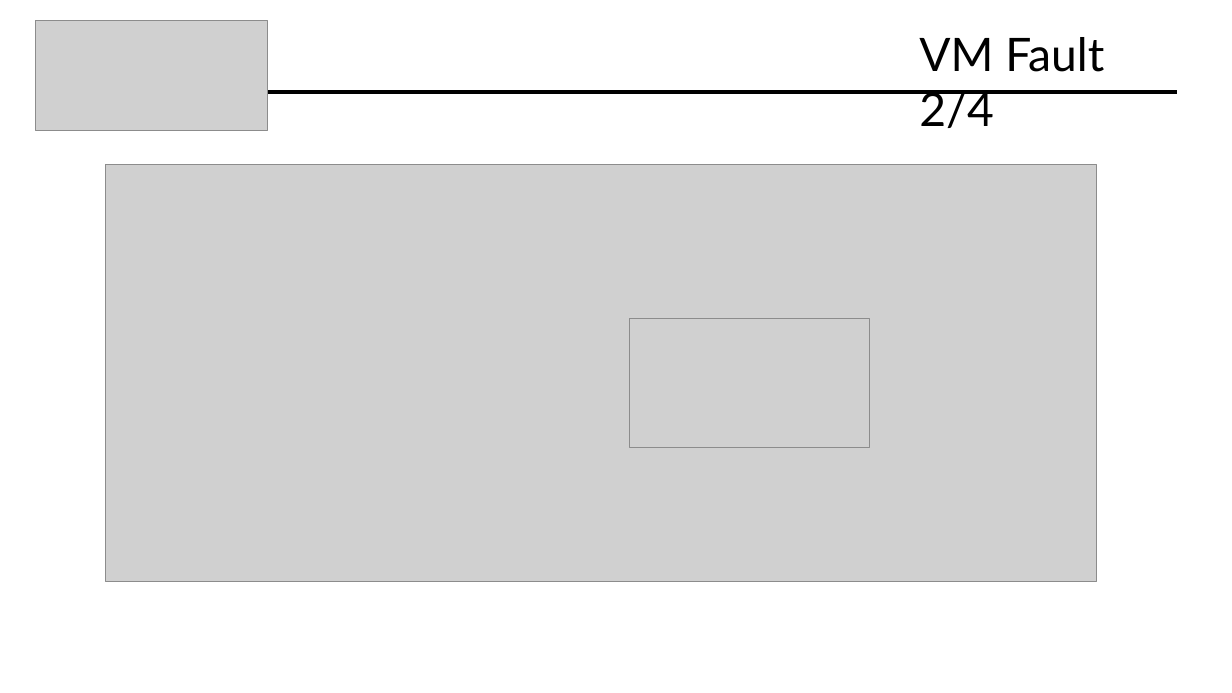
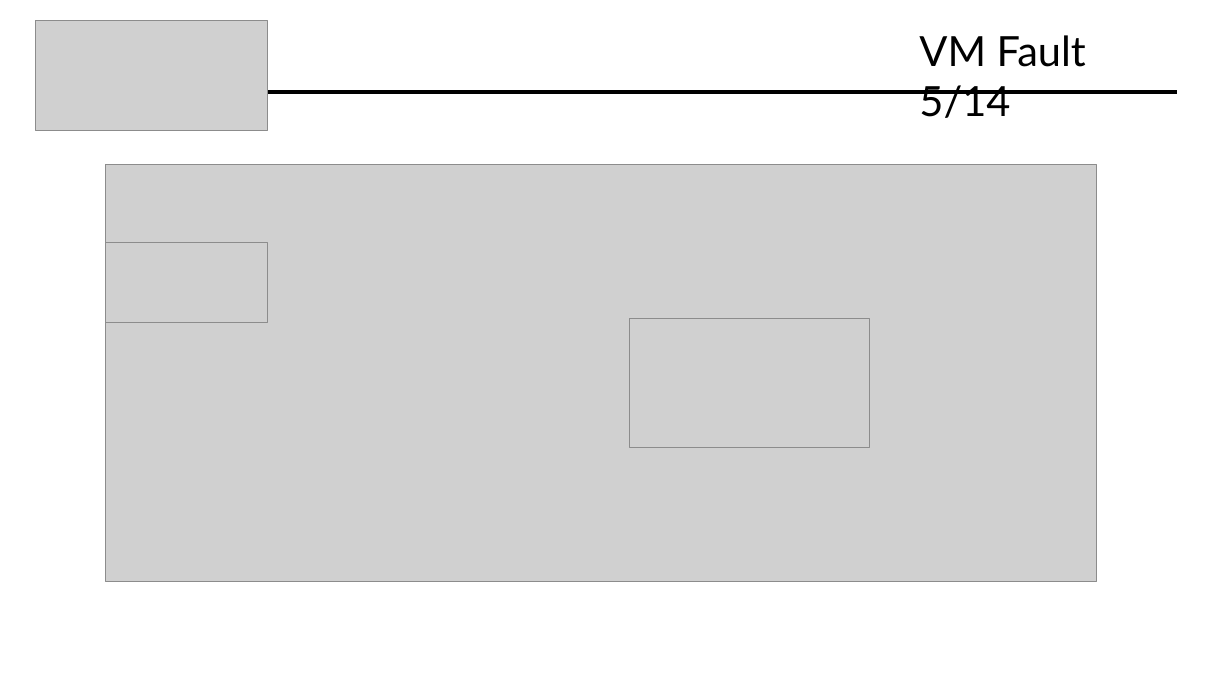
Before and after one commit to Davide619/OS161, a slide deck: slide 21 of Presentazione Progetto OS161.pptx (slide 20 before the commit). Drawn at 1232x693 pixels with LibreOffice and Linux fonts; fonts in the diff are those of the drawing; grey boxes stand for pictures. Boxes give left, top, right and bottom in pixels: in the first picture for what was removed or moved away, otherwise in the second. Text is boxed around its words. In the diff, an @@ line names an element or a change of style, - is before the commit and + after.

```diff
--- a/Presentazione Progetto OS161.pptx
+++ b/Presentazione Progetto OS161.pptx
@@ title at [919,35,1086,118]: text changed; size 36 to 32.4 pt @@
-VM Fault 2/4
+VM Fault 5/14
@@ picture added at [105,243,267,323] @@
```
Also in this commit, not shown: 22 other slides changed, 3 slides added, 1 slide removed.
